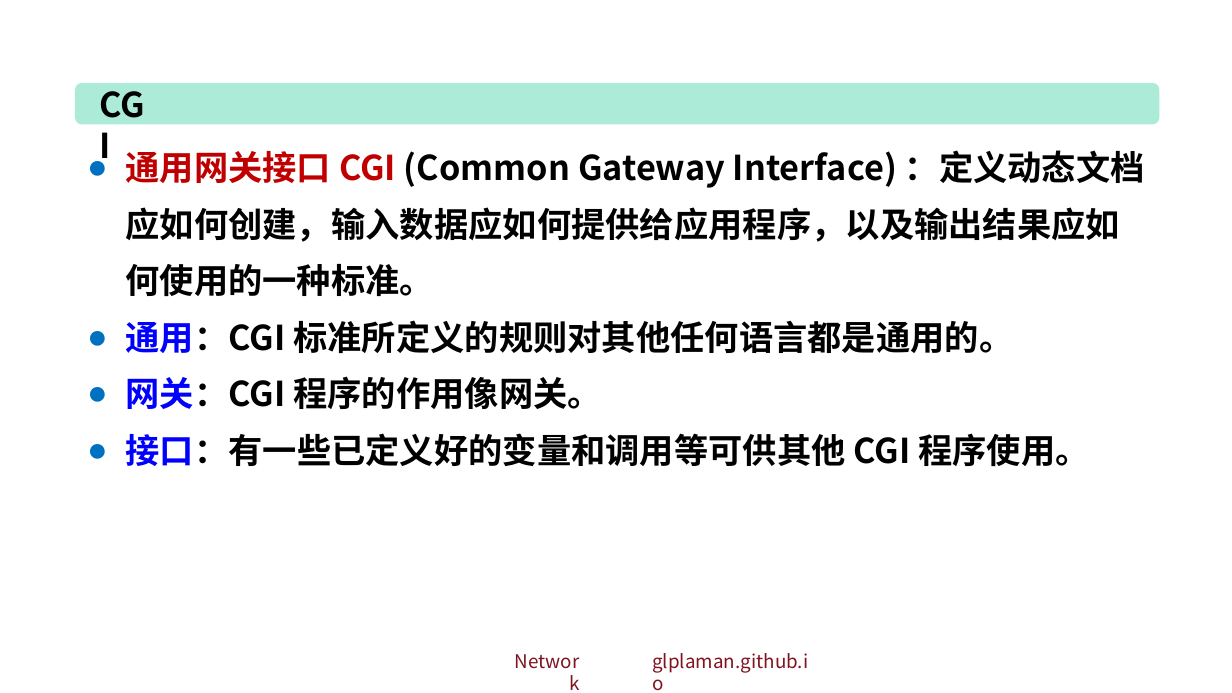
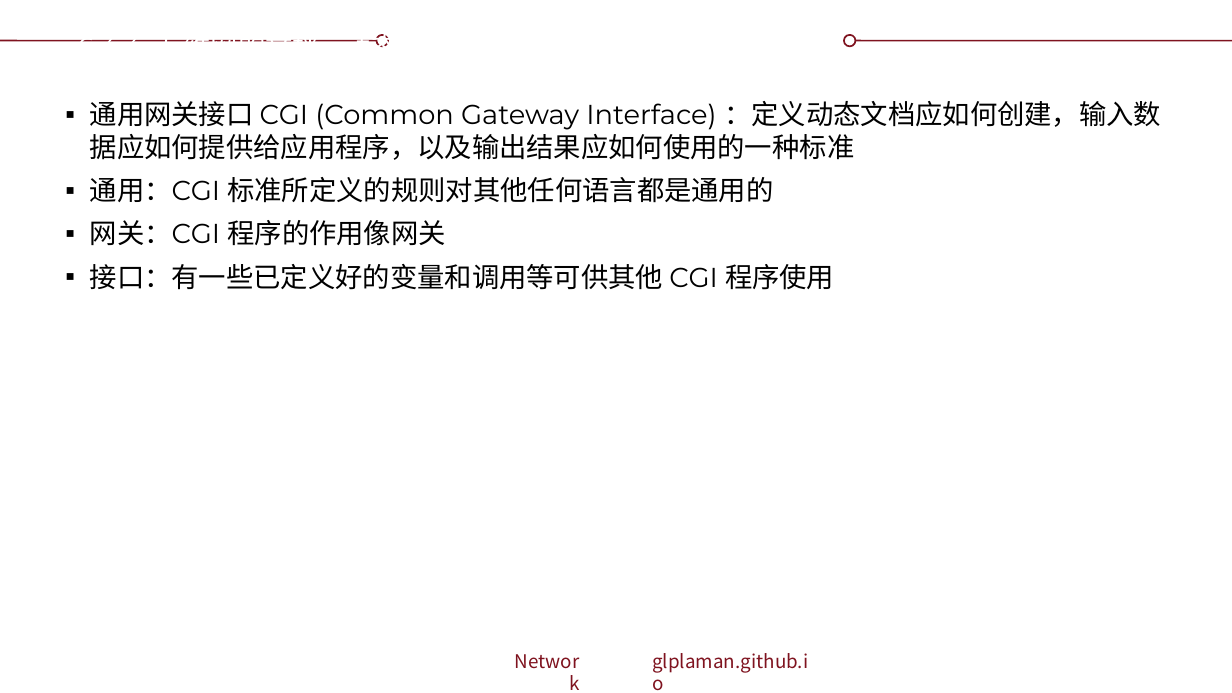
Before and after one commit to glplaman/glplaman.github.io, a slide deck: slide 103 of network/ppt/chap6.pptx (slide 109 before the commit). Drawn at 1232x693 pixels with LibreOffice and Linux fonts; fonts in the diff are those of the drawing; background and template pictures are left out. Boxes give left, top, right and bottom in pixels: in the first picture for what was removed or moved away, otherwise in the second. Text is boxed around its words. In the diff, an @@ line names an element or a change of style, - is before the commit and + after.

```diff
--- a/network/ppt/chap6.pptx
+++ b/network/ppt/chap6.pptx
@@ rectangle removed at (0, 0, 1232, 48) @@
@@ title added at (78, 34, 535, 47), 16 pt, text #FFFFFF @@
+6.4.4 万维网的文档 - 动态万维网文档 - CGI
@@ ellipse added at (377, 34, 388, 46), fill #FFFFFF, outline #7F131F 1 pt @@
@@ ellipse added at (844, 34, 855, 46), fill #FFFFFF, outline #7F131F 1 pt @@
@@ rounded rectangle removed at (75, 83, 1159, 124) @@
@@ text removed at (87, 78, 168, 132) @@
-CGI
@@ text at (90, 101, 1161, 290): text changed; size 20 to 16 pt; font Noto Sans CJK SC to Montserrat; bold off @@
-● 通用网关接口 CGI (Common Gateway Interface) ：定义动态文档应如何创建，输入数据应如何提供给应用程序，以及输出结果应如何使用的一种标准。
-● 通用：CGI 标准所定义的规则对其他任何语言都是通用的。
-● 网关：CGI 程序的作用像网关。
-● 接口：有一些已定义好的变量和调用等可供其他 CGI 程序使用。
+▪ 通用网关接口 CGI (Common Gateway Interface) ：定义动态文档应如何创建，输入数据应如何提供给应用程序，以及输出结果应如何使用的一种标准
+▪ 通用：CGI 标准所定义的规则对其他任何语言都是通用的
+▪ 网关：CGI 程序的作用像网关
+▪ 接口：有一些已定义好的变量和调用等可供其他 CGI 程序使用
```
Also in this commit, not shown: 61 other slides changed, 2 slides added, 8 slides removed, 10 other files.
